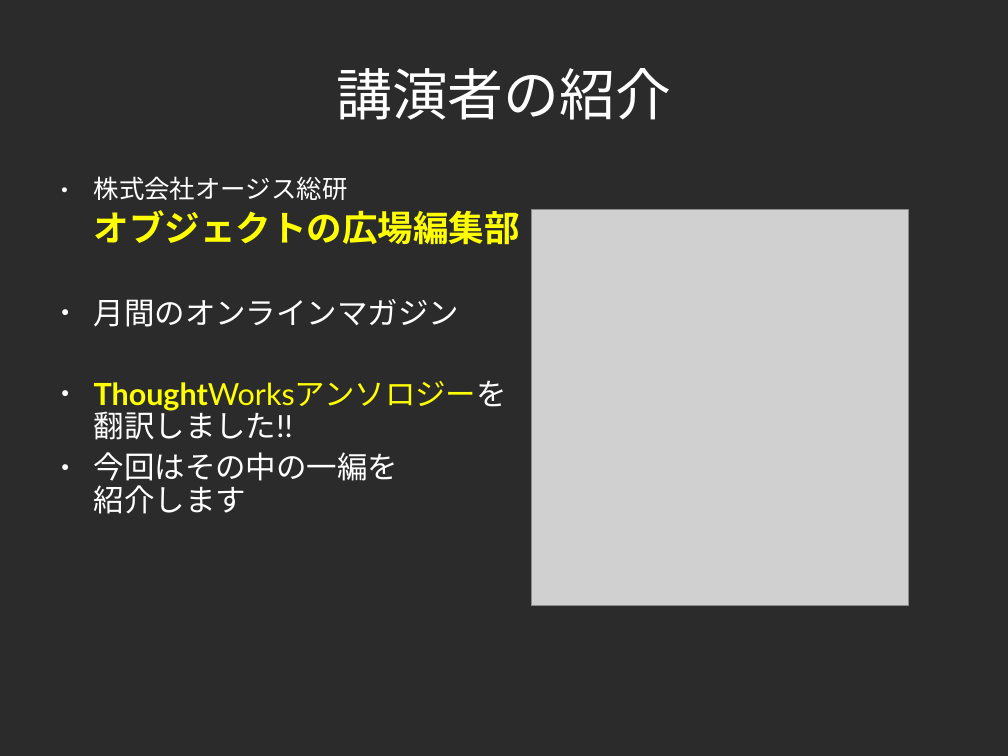
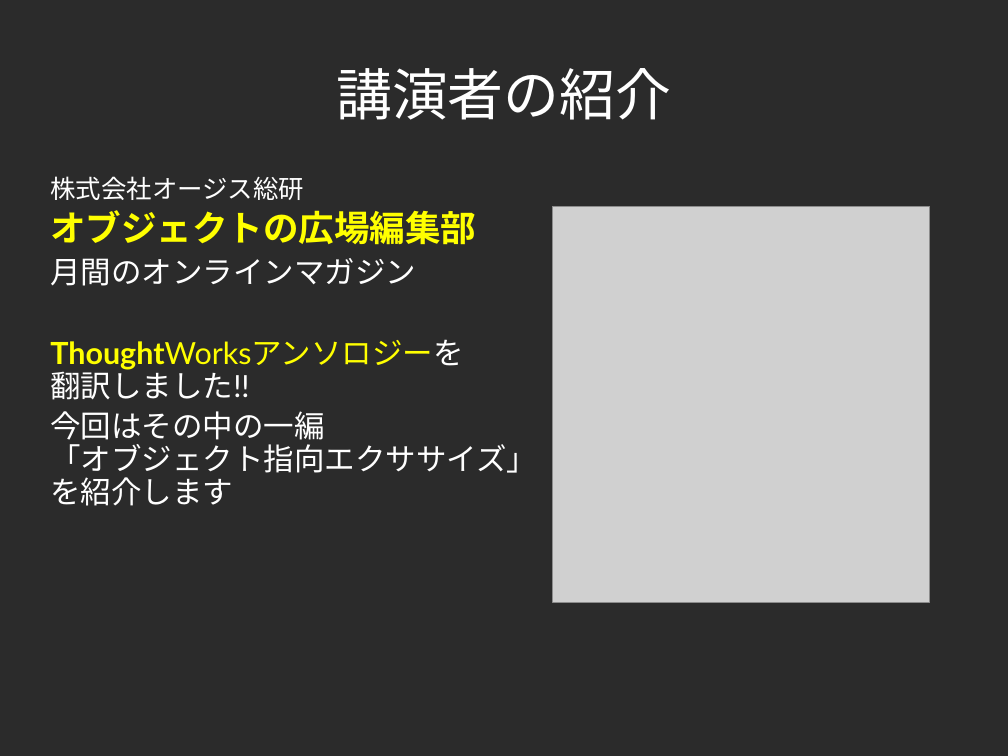
Before and after one commit to yojik/yojik-lib, a slide deck: slide 2 of 2009devsumi/oo_exercise/doc/devsum.odp. Drawn at 1008x756 pixels with LibreOffice and Linux fonts; fonts in the diff are those of the drawing; grey boxes stand for pictures; background and template pictures are left out; a plain dark background stands for a picture behind light text. Boxes give left, top, right and bottom in pixels: in the first picture for what was removed or moved away, otherwise in the second. Text is boxed around its words. In the diff, an @@ line names an element or a change of style, - is before the commit and + after.

```diff
--- a/2009devsumi/oo_exercise/doc/devsum.odp
+++ b/2009devsumi/oo_exercise/doc/devsum.odp
@@ text at (50,176,476,400): bullet ● to none @@
@@ picture: place and size @@
-picture at (531,210,908,606)
+picture at (553,207,930,603)
@@ text at (50,411,537,506): text changed @@
-● 今回はその中の一編を
-  紹介します
+今回はその中の一編
+「オブジェクト指向エクササイズ」
+を紹介します
```
Also in this commit, not shown: 12 other slides changed, 1 slide added, 1 slide removed, 2 other files.
